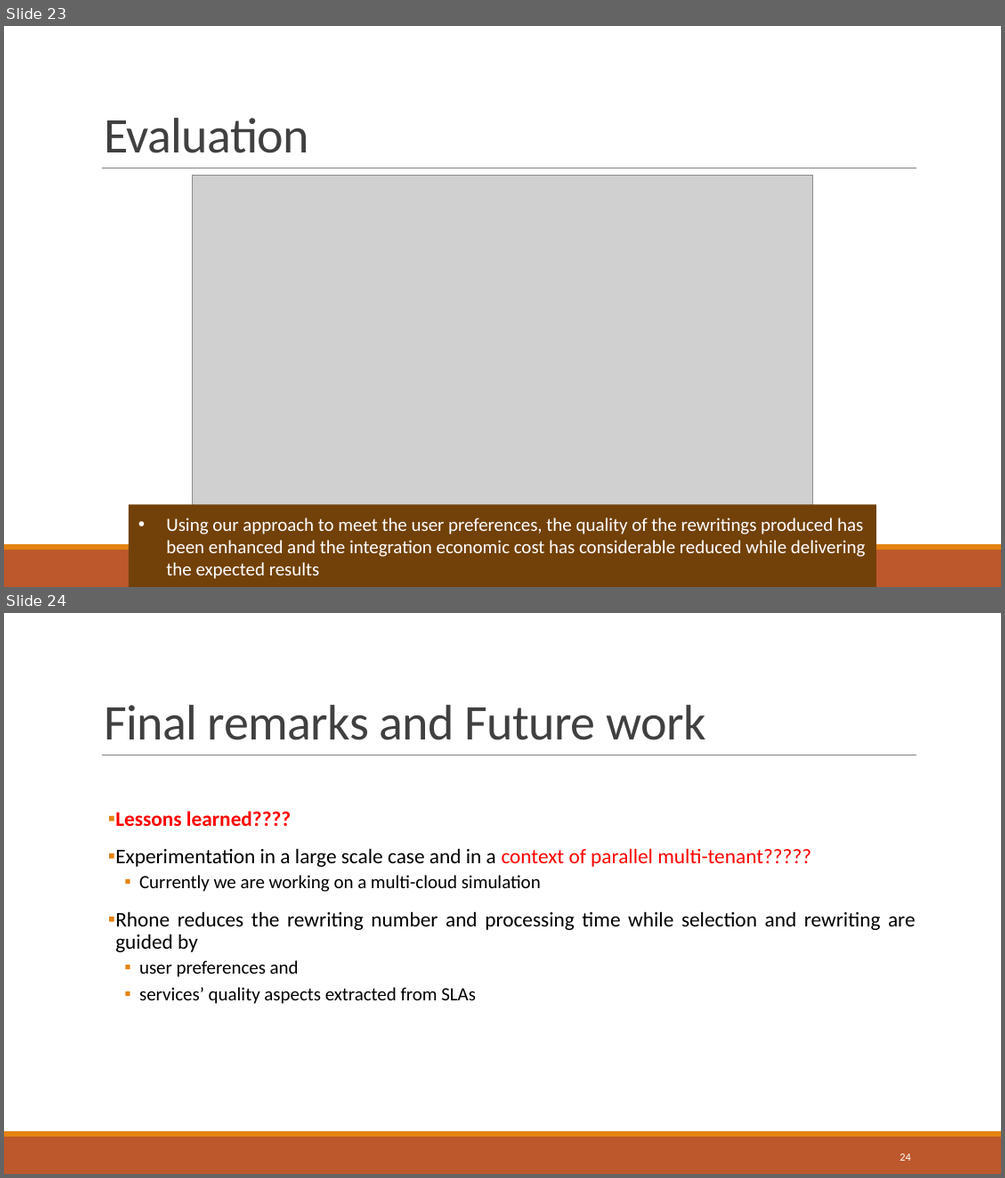
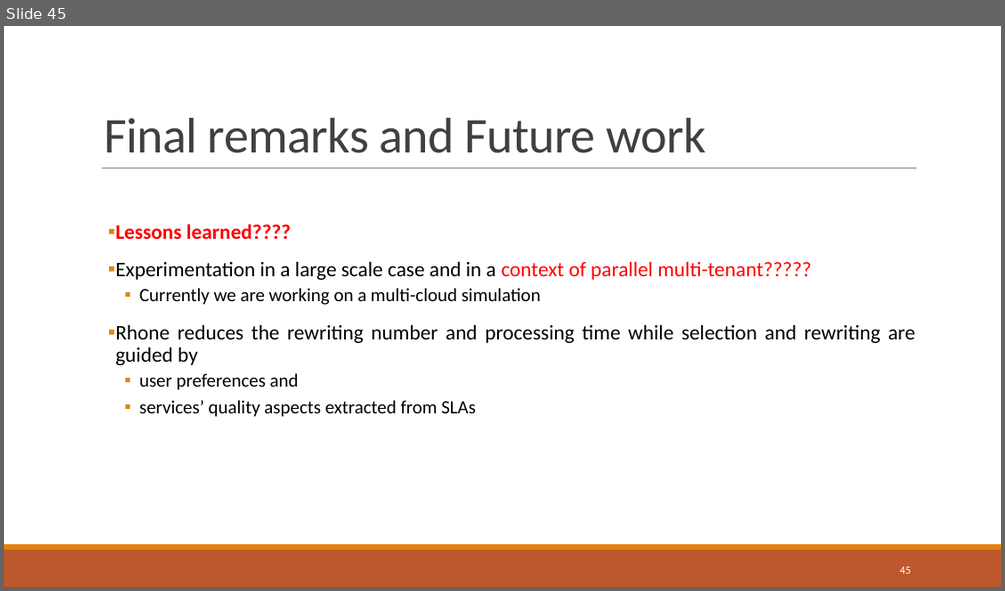
Before and after one commit to danielboni/DanielCarvalho-PhD, a slide deck: Presentations/ADBIS 2016/Presentation_ADBIS 2016.pptx. Shown one above the other, each under a label of ours: slides 23 and 24 before the commit, slide 45 after it. The pictures are 1005x1178 and 1005x591 pixels, drawn with LibreOffice and Linux fonts; fonts in the diff are those of the drawing; grey boxes stand for pictures. Boxes give left, top, right and bottom in pixels: in the first picture for what was removed or moved away, otherwise in the second. Text is boxed around its words. In the diff, an @@ line names an element or a change of style, - is before the commit and + after.

```diff
--- a/Presentations/ADBIS 2016/Presentation_ADBIS 2016.pptx
+++ b/Presentations/ADBIS 2016/Presentation_ADBIS 2016.pptx
@@ slide 23 removed at [4,26,1001,587], background #FFFFFF; not listed: 3 template elements that a slide beside it also shows @@
@@ title removed at [104,118,309,153] @@
-Evaluation
@@ picture removed at [193,175,812,507] @@
@@ rectangle removed at [129,505,876,587] @@
-• Using our approach to meet the user preferences, the quality of the rewritings produced has been enhanced and the integration economic cost has considerable reduced while delivering the expected results
@@ what was slide 24 is now slide 45 @@
@@ page number at [899,566,910,573]: text changed @@
-24
+45
```
Also in this commit, not shown: 19 slides changed, 3 slides added, 1 other slide removed.
